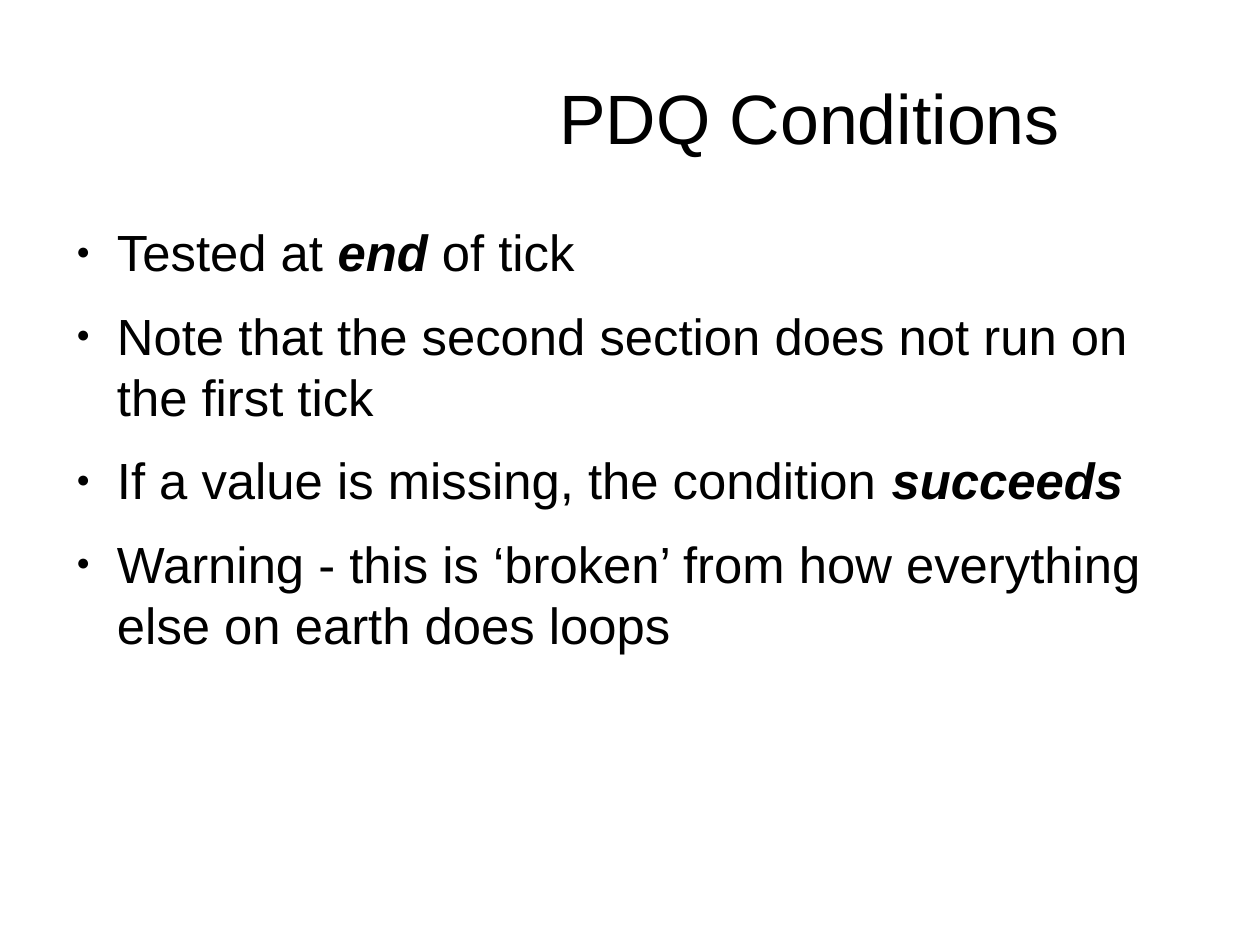
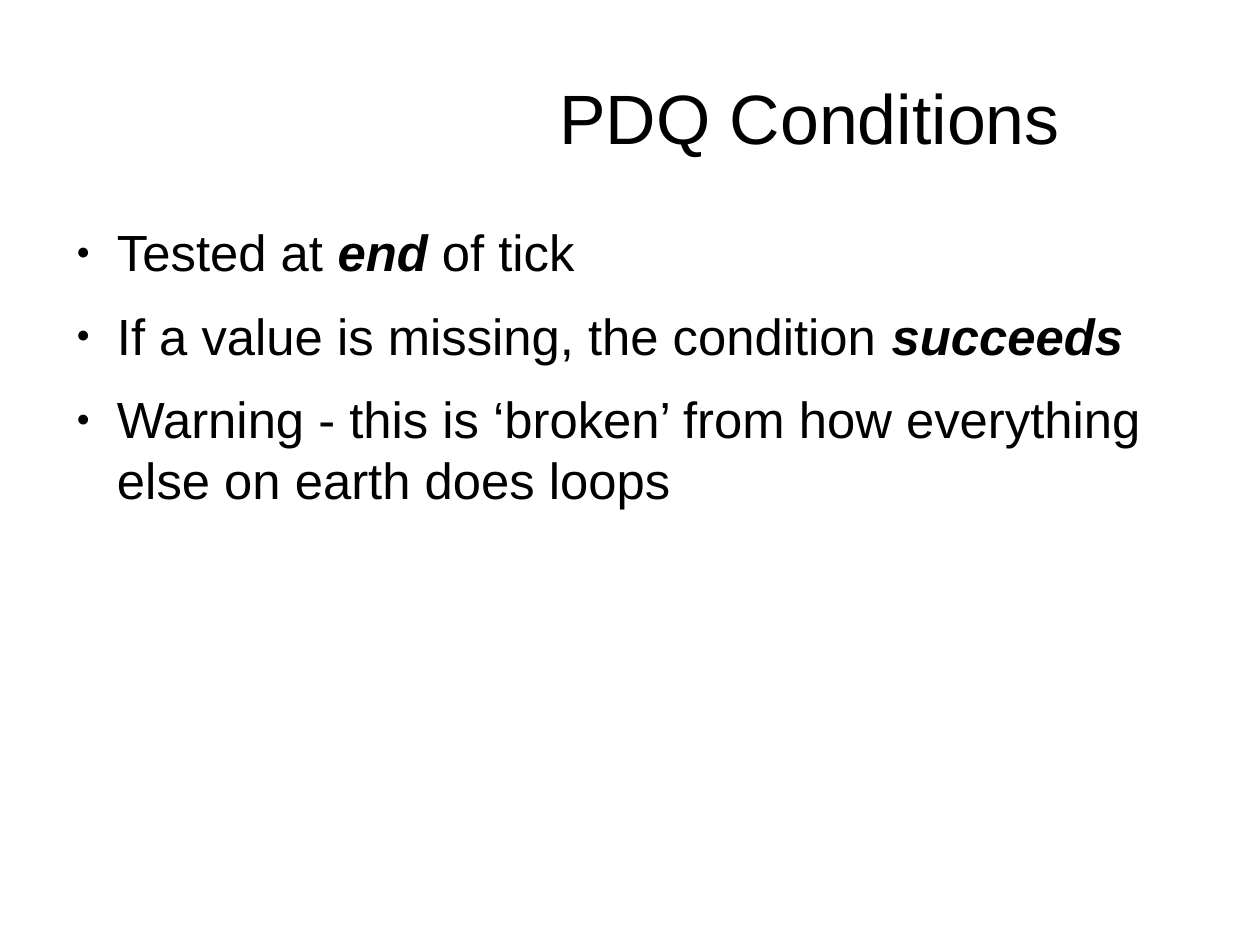
Before and after one commit to simularity/SimGen, a slide deck: slide 26 of docs/tutorial.odp (slide 22 before the commit). Drawn at 1260x945 pixels with LibreOffice and Linux fonts; fonts in the diff are those of the drawing; background and template pictures are left out. Boxes give left, top, right and bottom in pixels: in the first picture for what was removed or moved away, otherwise in the second. Text is boxed around its words. In the diff, an @@ line names an element or a change of style, - is before the commit and + after.

```diff
--- a/docs/tutorial.odp
+++ b/docs/tutorial.odp
@@ text at (117,318,1127,417): paragraph removed @@
-● Note that the second section does not run on the first tick
```
Also in this commit, not shown: 4 other slides changed, 4 slides added, 1 slide removed, 2 other files.
